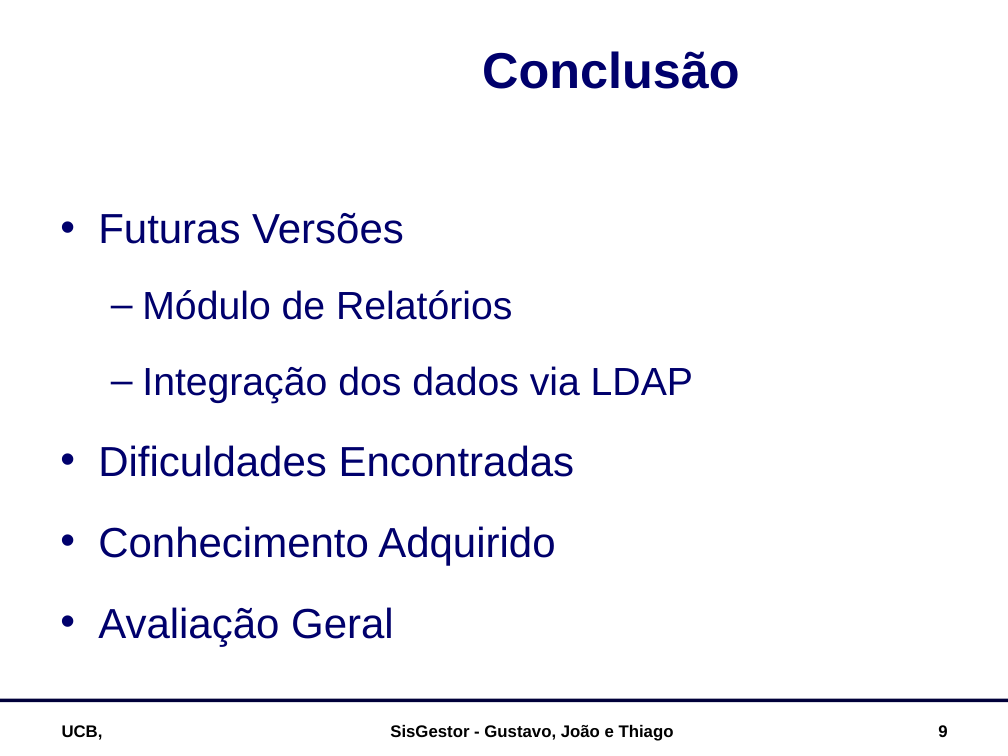
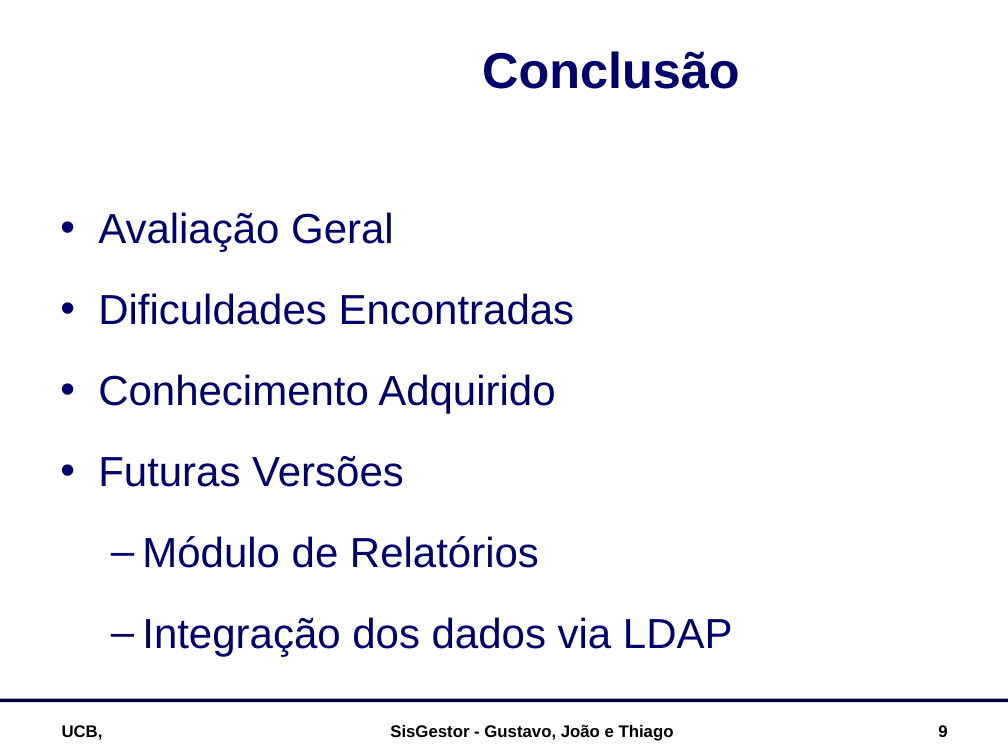
Before and after one commit to luciahsp/sisgestor, a slide deck: slide 9 of documentacao/SisGestor_Apresentação.ppt. Drawn at 1008x756 pixels with LibreOffice and Linux fonts; fonts in the diff are those of the drawing; background and template pictures are left out. Boxes give left, top, right and bottom in pixels: in the first picture for what was removed or moved away, otherwise in the second. Text is boxed around its words. In the diff, an @@ line names an element or a change of style, - is before the commit and + after.

```diff
--- a/documentacao/SisGestor_Apresentação.ppt
+++ b/documentacao/SisGestor_Apresentação.ppt
@@ text at [98,212,575,414]: paragraphs added @@
+• Avaliação Geral
+• Dificuldades Encontradas
+• Conhecimento Adquirido
@@ text at [98,445,575,646]: paragraphs removed @@
-• Dificuldades Encontradas
-• Conhecimento Adquirido
-• Avaliação Geral
@@ text at [142,536,733,657]: size 28 to 30 pt in "Módulo de Relatórios", "Integração dos dados via LDAP" @@
```
Also in this commit, not shown: 1 other slide changed, 1 other file.
